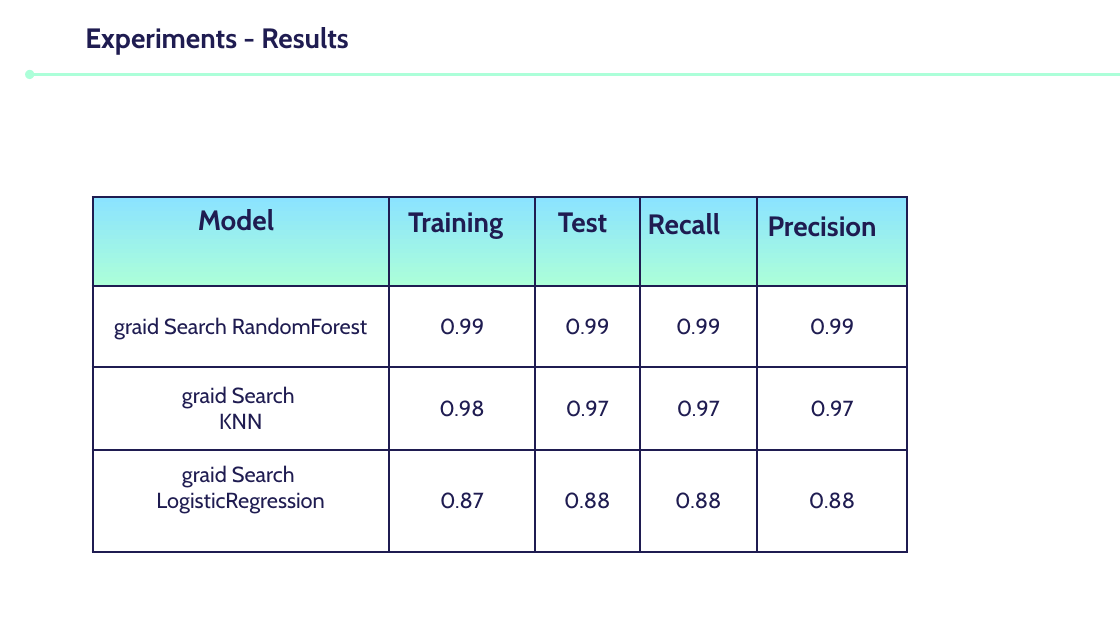
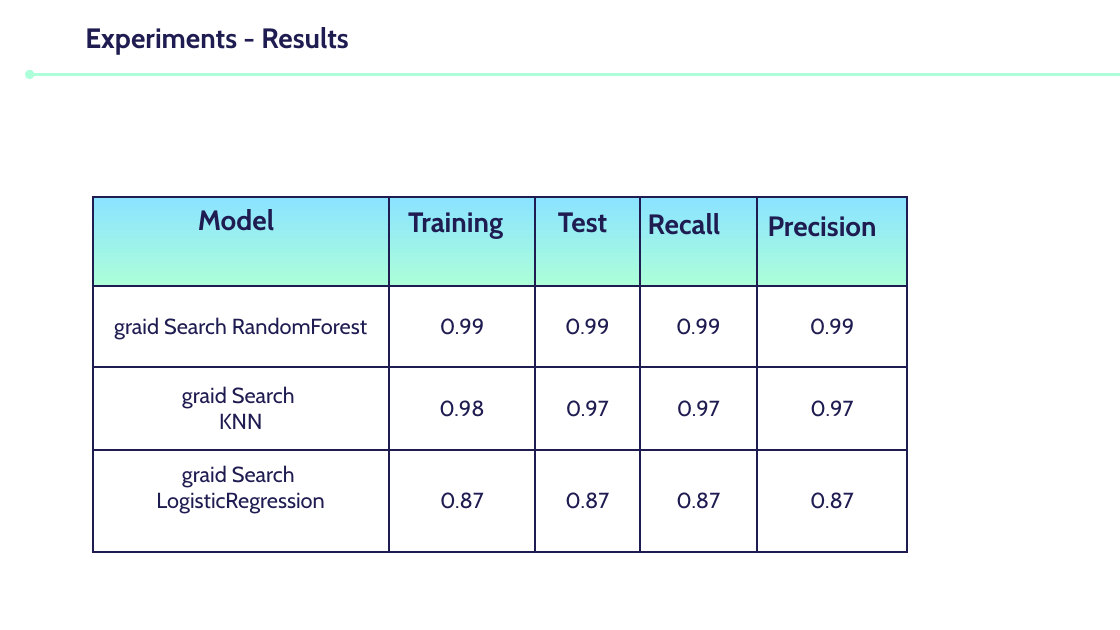
Before and after one commit to ShahadAbdulaziz/Network-Intrusion-detection_Classification, a slide deck: slide 9 of Network Intrusion detection.pptx. Drawn at 1120x630 pixels with LibreOffice and Linux fonts; fonts in the diff are those of the drawing. Boxes give left, top, right and bottom in pixels: in the first picture for what was removed or moved away, otherwise in the second. Text is boxed around its words. In the diff, an @@ line names an element or a change of style, - is before the commit and + after.

```diff
--- a/Network Intrusion detection.pptx
+++ b/Network Intrusion detection.pptx
@@ table at [93,197,907,551] @@
-row 4: graid Search / LogisticRegression | 0.87 | 0.88 | 0.88 | 0.88
+row 4: graid Search / LogisticRegression | 0.87 | 0.87 | 0.87 | 0.87
```
Also in this commit, not shown: 3 other slides changed.
